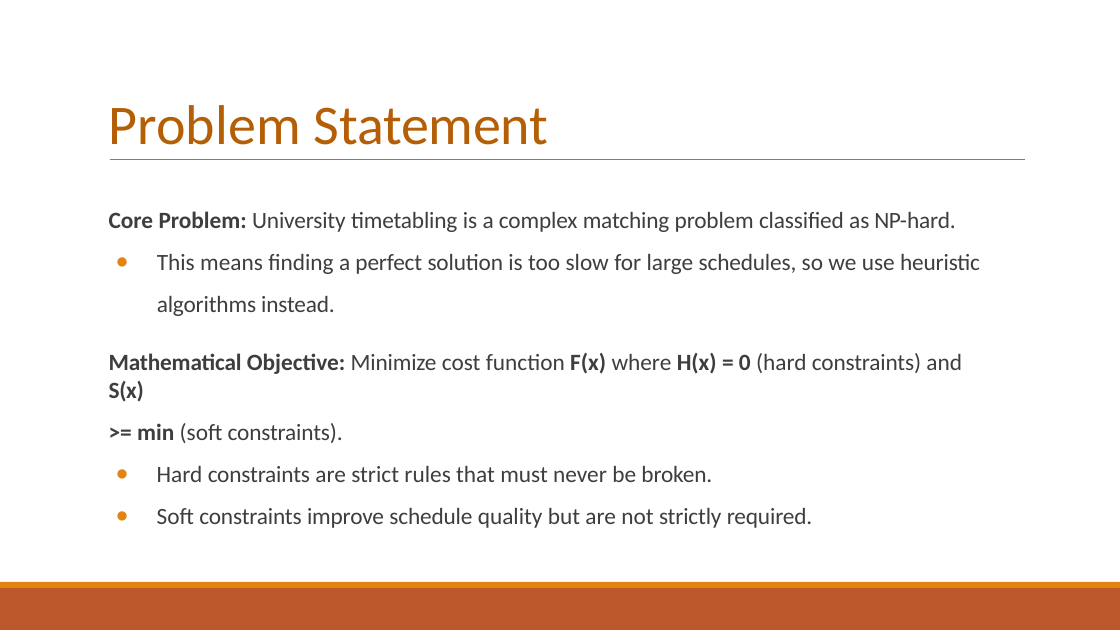
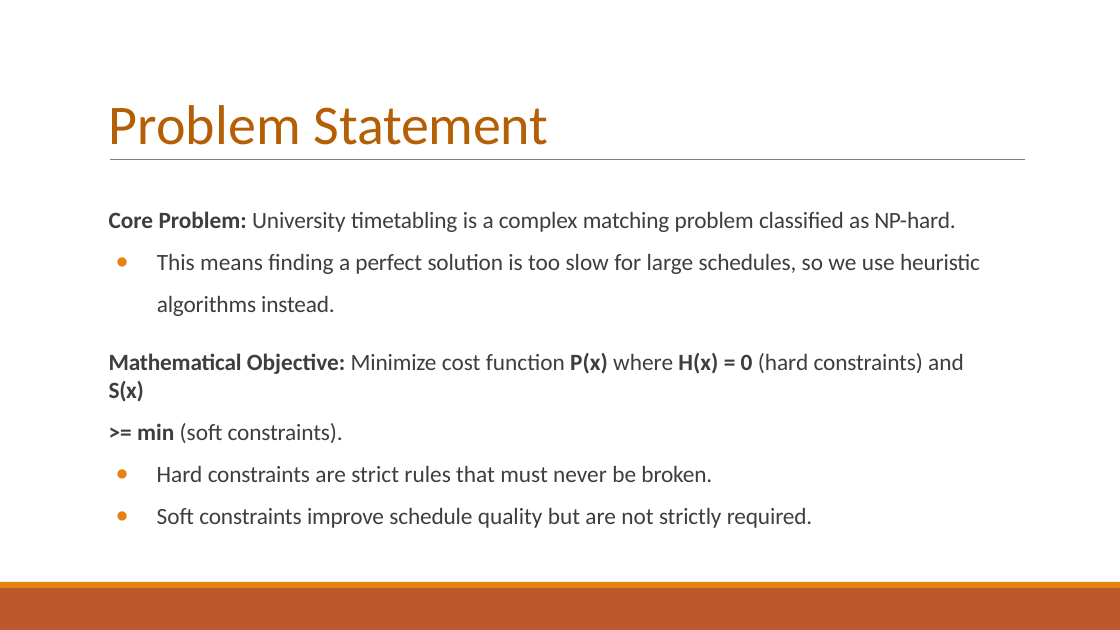
Before and after one commit to toad-of-code/timetable-editor-and-generator, a slide deck: slide 2 of TTGen (1).pptx. Drawn at 1120x630 pixels with LibreOffice and Linux fonts; fonts in the diff are those of the drawing. Boxes give left, top, right and bottom in pixels: in the first picture for what was removed or moved away, otherwise in the second. Text is boxed around its words. In the diff, an @@ line names an element or a change of style, - is before the commit and + after.

```diff
--- a/TTGen (1).pptx
+++ b/TTGen (1).pptx
@@ text at (109, 353, 964, 402): text changed @@
-Mathematical Objective: Minimize cost function F(x) where H(x) = 0 (hard constraints) and S(x)
+Mathematical Objective: Minimize cost function P(x) where H(x) = 0 (hard constraints) and S(x)
```
Also in this commit, not shown: 6 other slides changed, 16 slides added, 3 slides removed, 16 other files.
